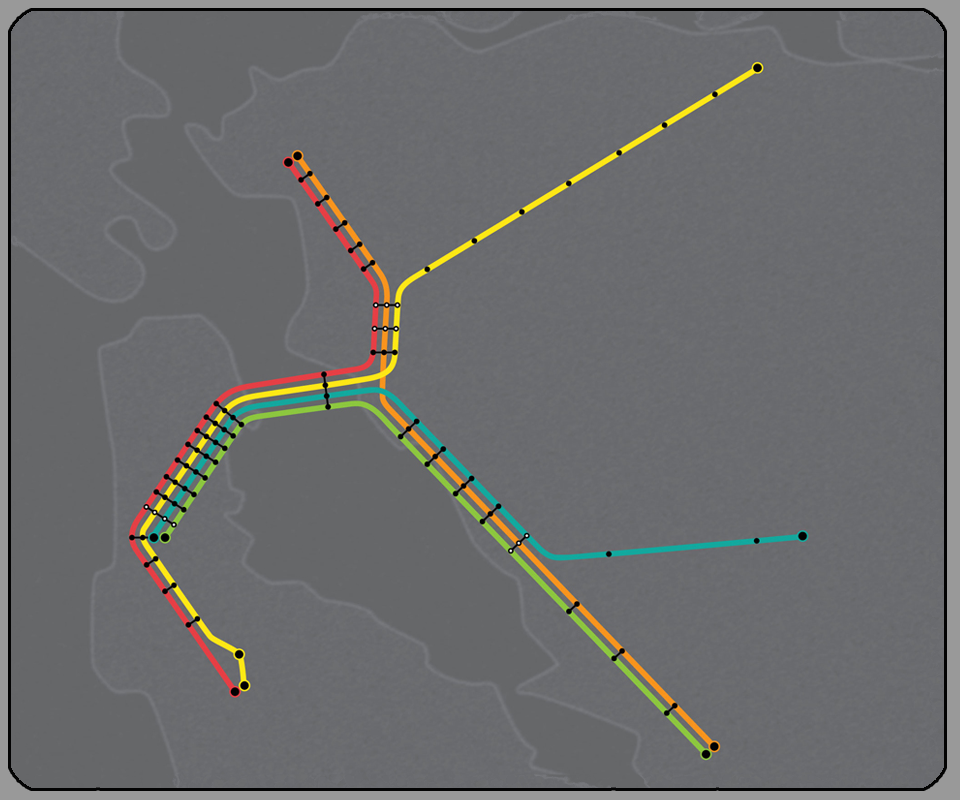
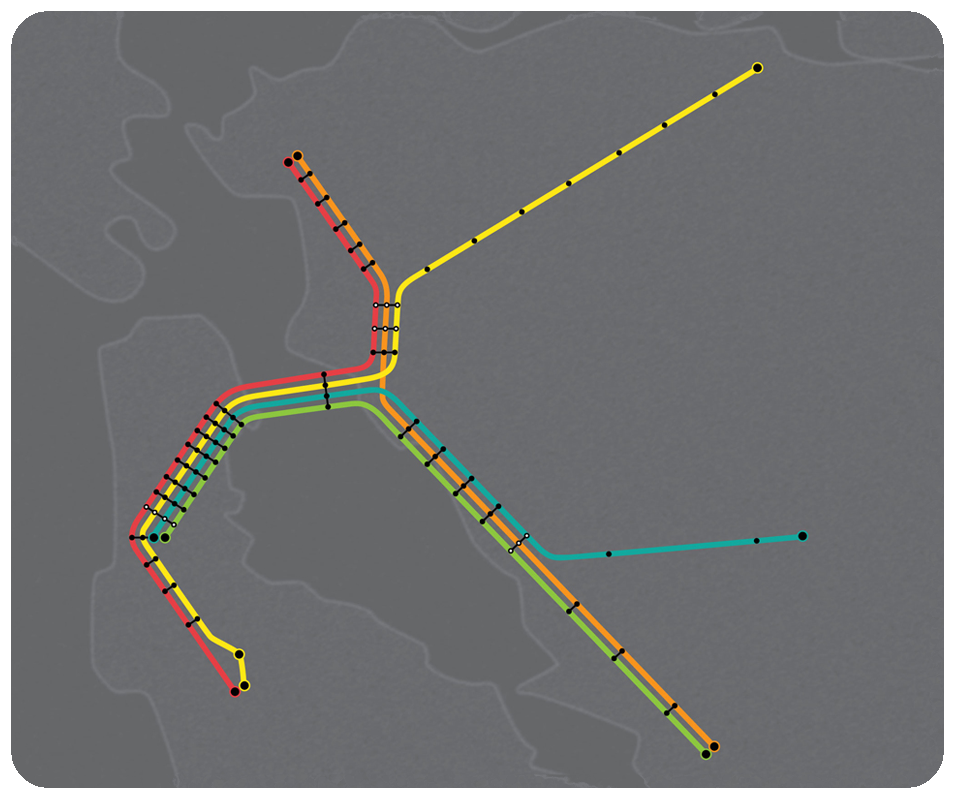
Revision of a layered 960 × 800 image; what changed, layer by layer:
painted on "Layer 1" over left=11, top=11, right=944, bottom=788
painted on "Background" over left=0, top=0, right=960, bottom=800
